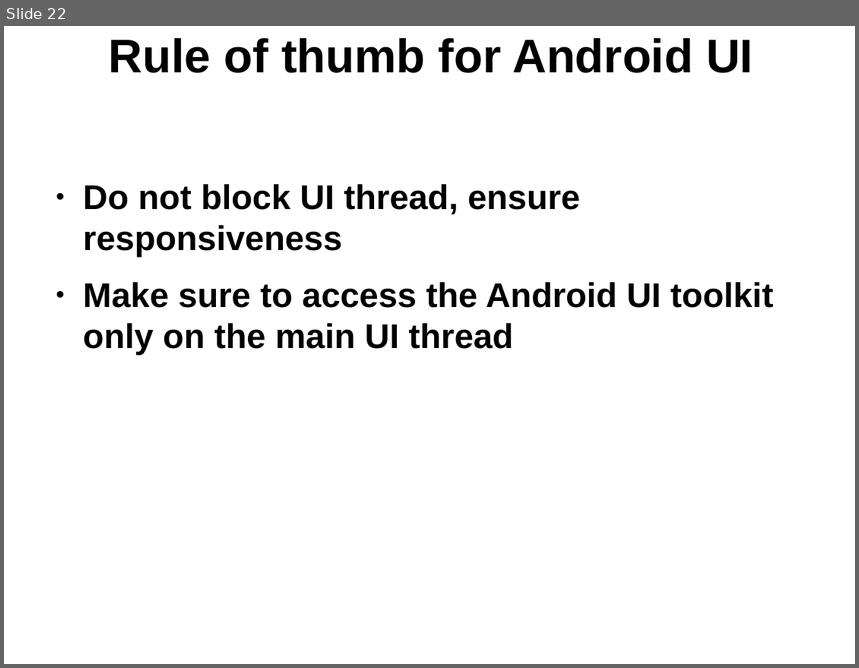
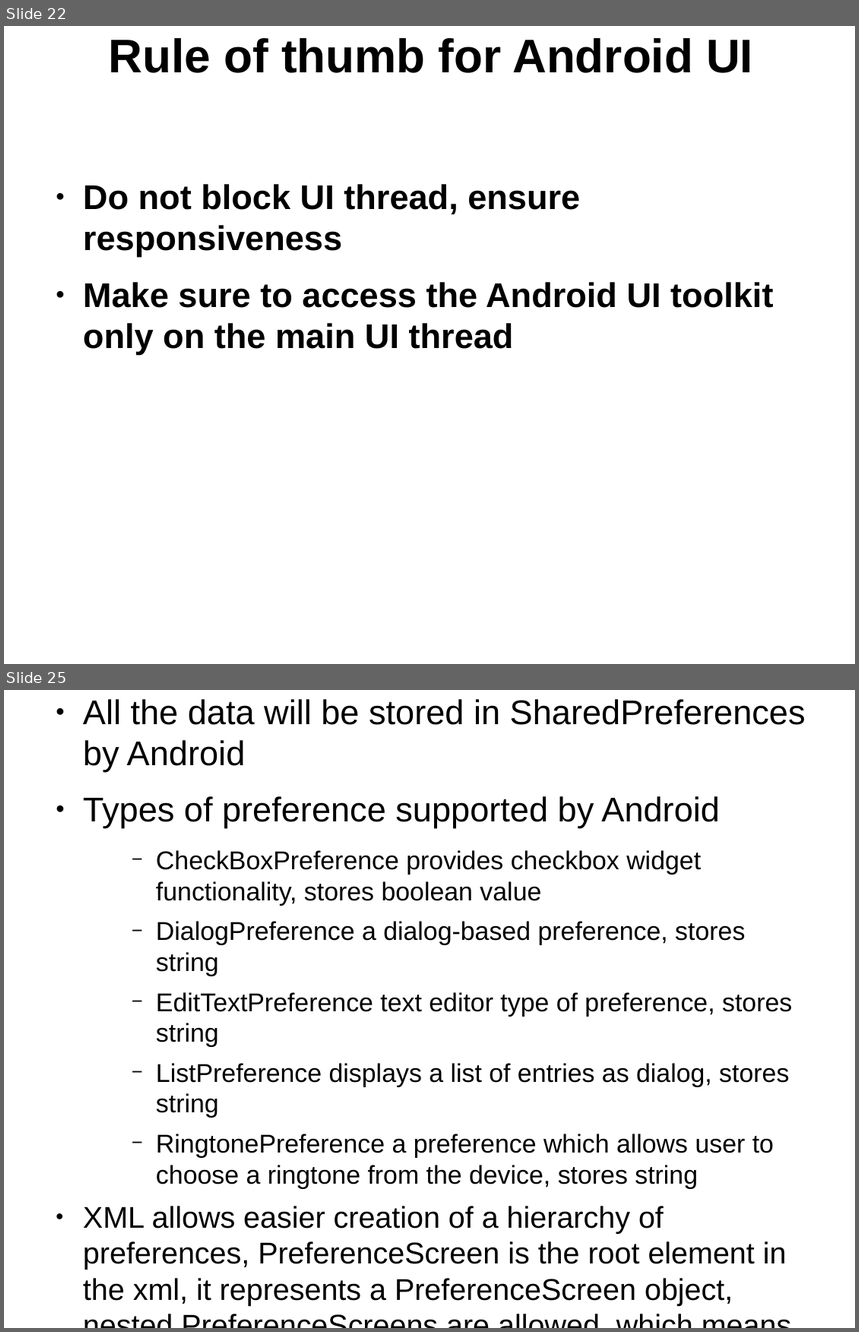
Before and after one commit to thegreatdao/testa, a slide deck: assets/android2.odp. Shown one above the other, each under a label of ours: slide 22 before the commit, slides 22 and 25 after it; the slides between them are not shown. The pictures are 859x668 and 859x1332 pixels, drawn with LibreOffice and Linux fonts; fonts in the diff are those of the drawing. Boxes give left, top, right and bottom in pixels: in the first picture for what was removed or moved away, otherwise in the second. Text is boxed around its words. In the diff, an @@ line names an element or a change of style, - is before the commit and + after.

```diff
--- a/assets/android2.odp
+++ b/assets/android2.odp
@@ slide 25 added at (4,690,855,1328), background #FFFFFF @@
@@ text added at (83,699,806,1306), 24 pt, text #000000 @@
+● All the data will be stored in SharedPreferences by Android
+● Types of preference supported by Android
+    − CheckBoxPreference provides checkbox widget functionality, stores boolean value
+    − DialogPreference a dialog-based preference, stores string
+    − EditTextPreference text editor type of preference, stores string
+    − ListPreference displays a list of entries as dialog, stores string
+    − RingtonePreference a preference which allows user to choose a ringtone from the device, stores string
+● XML allows easier creation of a hierarchy of preferences, PreferenceScreen is the root element in the xml, it represents a PreferenceScreen object, nested PreferenceScreens are allowed, which means these scressn will be displayed in a different screen
```
Also in this commit, not shown: 6 other slides added, 3 other files.
